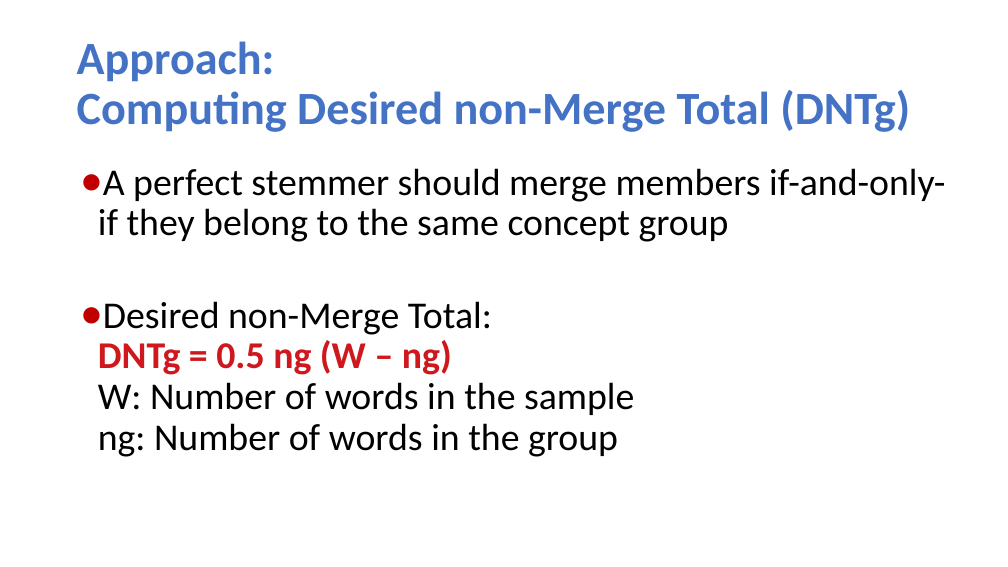
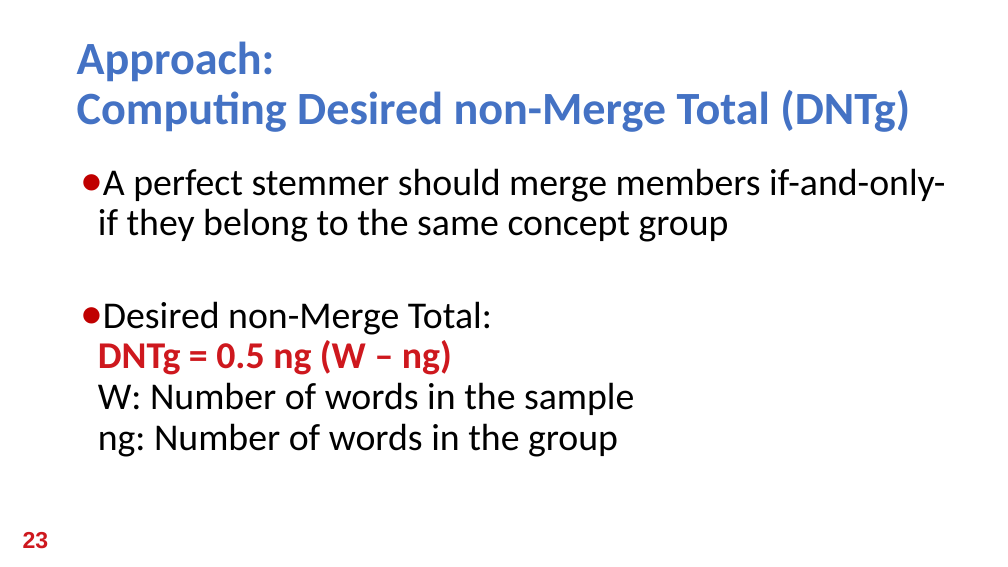
Before and after one commit to HussamHallak/cs834-f17, a slide deck: slide 25 of assignments/P2/Presentation.pptx. Drawn at 1008x567 pixels with LibreOffice and Linux fonts; fonts in the diff are those of the drawing. Boxes give left, top, right and bottom in pixels: in the first picture for what was removed or moved away, otherwise in the second. Text is boxed around its words. In the diff, an @@ line names an element or a change of style, - is before the commit and + after.

```diff
--- a/assignments/P2/Presentation.pptx
+++ b/assignments/P2/Presentation.pptx
@@ text added at (23,532,49,549), 22 pt, text #CE181E, bold @@
+23
```
Also in this commit, not shown: 34 other slides changed, 1 slide added.
